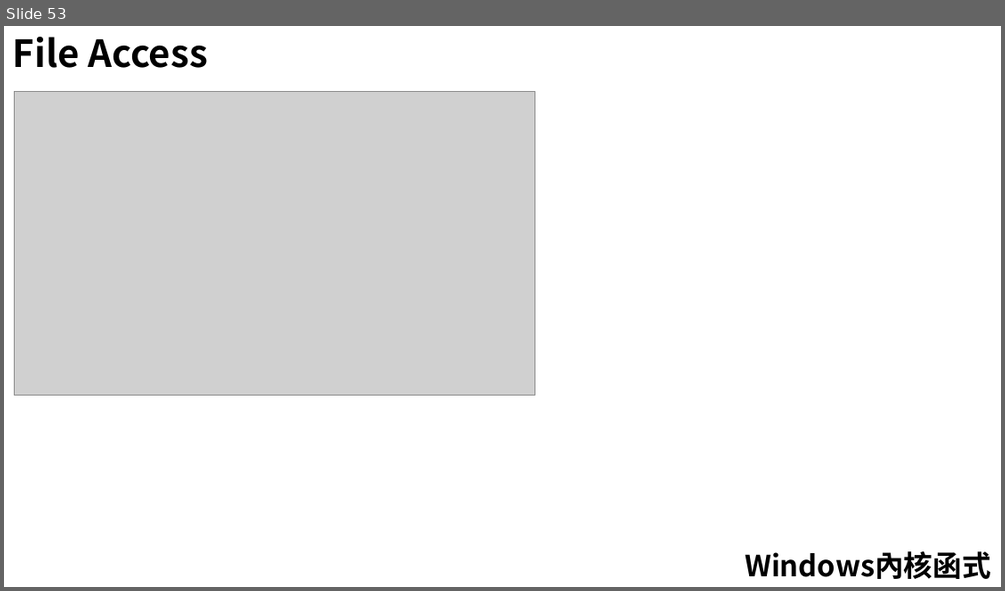
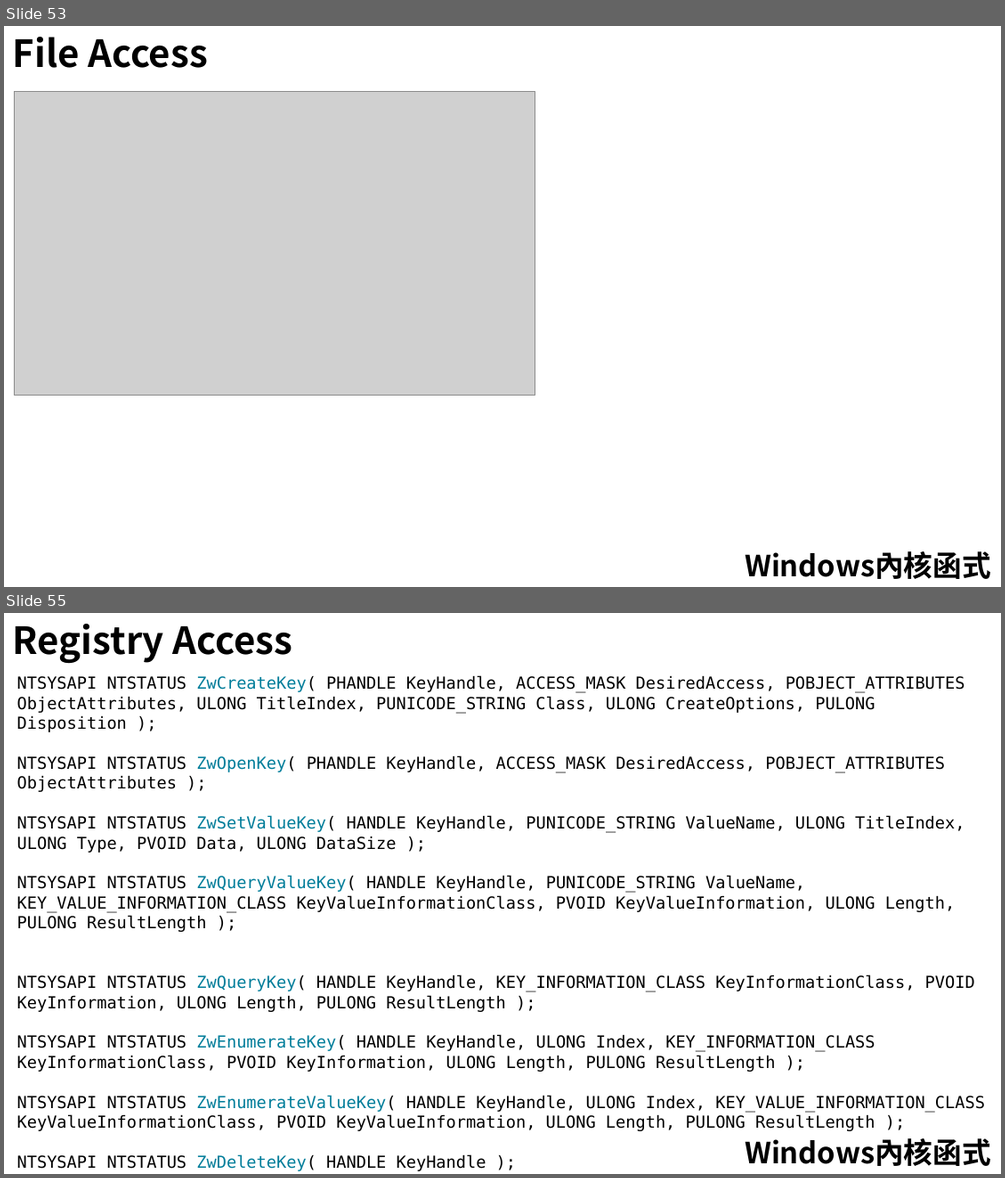
Before and after one commit to 1anhuang/Tutorial, a slide deck: WindowsDriver/Driver(Windows).pptx. Shown one above the other, each under a label of ours: slide 53 before the commit, slides 53 and 55 after it; the slides between them are not shown. The pictures are 1005x591 and 1005x1178 pixels, drawn with LibreOffice and Linux fonts; fonts in the diff are those of the drawing; grey boxes stand for pictures. Boxes give left, top, right and bottom in pixels: in the first picture for what was removed or moved away, otherwise in the second. Text is boxed around its words. In the diff, an @@ line names an element or a change of style, - is before the commit and + after.

```diff
--- a/WindowsDriver/Driver(Windows).pptx
+++ b/WindowsDriver/Driver(Windows).pptx
@@ slide 55 added at (4, 613, 1001, 1174), background #FFFFFF @@
@@ text added at (13, 624, 293, 663), 36 pt, text #000000, bold @@
+Registry Access
@@ text added at (17, 676, 985, 1171), 16 pt, text #000000 @@
+NTSYSAPI NTSTATUS ZwCreateKey( PHANDLE KeyHandle, ACCESS_MASK DesiredAccess, POBJECT_ATTRIBUTES ObjectAttributes, ULONG TitleIndex, PUNICODE_STRING Class, ULONG CreateOptions, PULONG Disposition );
+NTSYSAPI NTSTATUS ZwOpenKey( PHANDLE KeyHandle, ACCESS_MASK DesiredAccess, POBJECT_ATTRIBUTES ObjectAttributes );
+NTSYSAPI NTSTATUS ZwSetValueKey( HANDLE KeyHandle, PUNICODE_STRING ValueName, ULONG TitleIndex, ULONG Type, PVOID Data, ULONG DataSize );
+NTSYSAPI NTSTATUS ZwQueryValueKey( HANDLE KeyHandle, PUNICODE_STRING ValueName, KEY_VALUE_INFORMATION_CLASS KeyValueInformationClass, PVOID KeyValueInformation, ULONG Length, PULONG ResultLength );
+NTSYSAPI NTSTATUS ZwQueryKey( HANDLE KeyHandle, KEY_INFORMATION_CLASS KeyInformationClass, PVOID KeyInformation, ULONG Length, PULONG ResultLength );
+NTSYSAPI NTSTATUS ZwEnumerateKey( HANDLE KeyHandle, ULONG Index, KEY_INFORMATION_CLASS KeyInformationClass, PVOID KeyInformation, ULONG Length, PULONG ResultLength );
+NTSYSAPI NTSTATUS ZwEnumerateValueKey( HANDLE KeyHandle, ULONG Index, KEY_VALUE_INFORMATION_CLASS KeyValueInformationClass, PVOID KeyValueInformation, ULONG Length, PULONG ResultLength );
+NTSYSAPI NTSTATUS ZwDeleteKey( HANDLE KeyHandle );
@@ text added at (744, 1138, 991, 1166), 28 pt, text #000000, bold @@
+Windows內核函式
```
Also in this commit, not shown: 1 slide changed, 24 other slides added.
